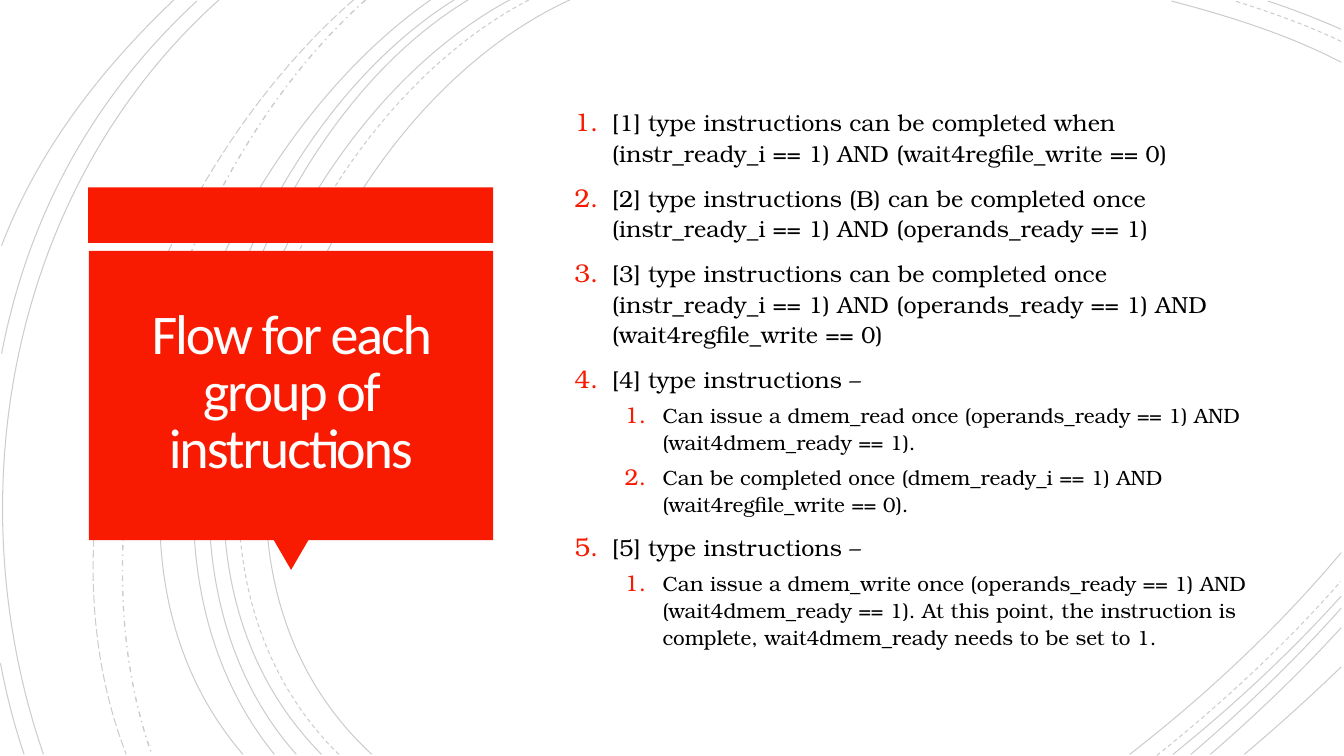
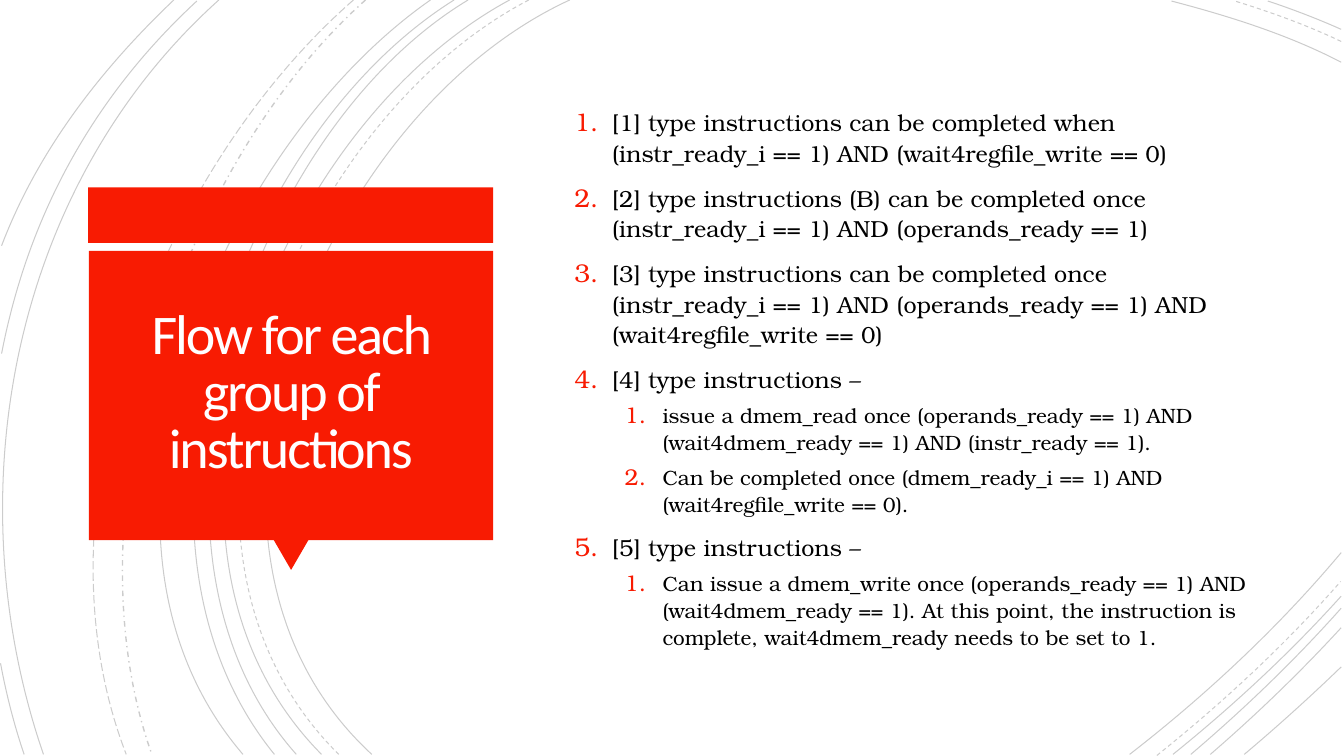
Before and after one commit to mrinav-saxena/riscv_verif0, a slide deck: slide 10 of rtl/core/multi_cycle/stall_for_mem_core.pptx. Drawn at 1344x756 pixels with LibreOffice and Linux fonts; fonts in the diff are those of the drawing. Boxes give left, top, right and bottom in pixels: in the first picture for what was removed or moved away, otherwise in the second. Text is boxed around its words. In the diff, an @@ line names an element or a change of style, - is before the commit and + after.

```diff
--- a/rtl/core/multi_cycle/stall_for_mem_core.pptx
+++ b/rtl/core/multi_cycle/stall_for_mem_core.pptx
@@ text at <box>663,408,1193,455</box>: text changed @@
-  1. Can issue a dmem_read once (operands_ready == 1) AND (wait4dmem_ready == 1).
+  1. issue a dmem_read once (operands_ready == 1) AND (wait4dmem_ready == 1) AND (instr_ready == 1).
```
Also in this commit, not shown: 2 other slides changed, 1 slide added, 13 other files.
